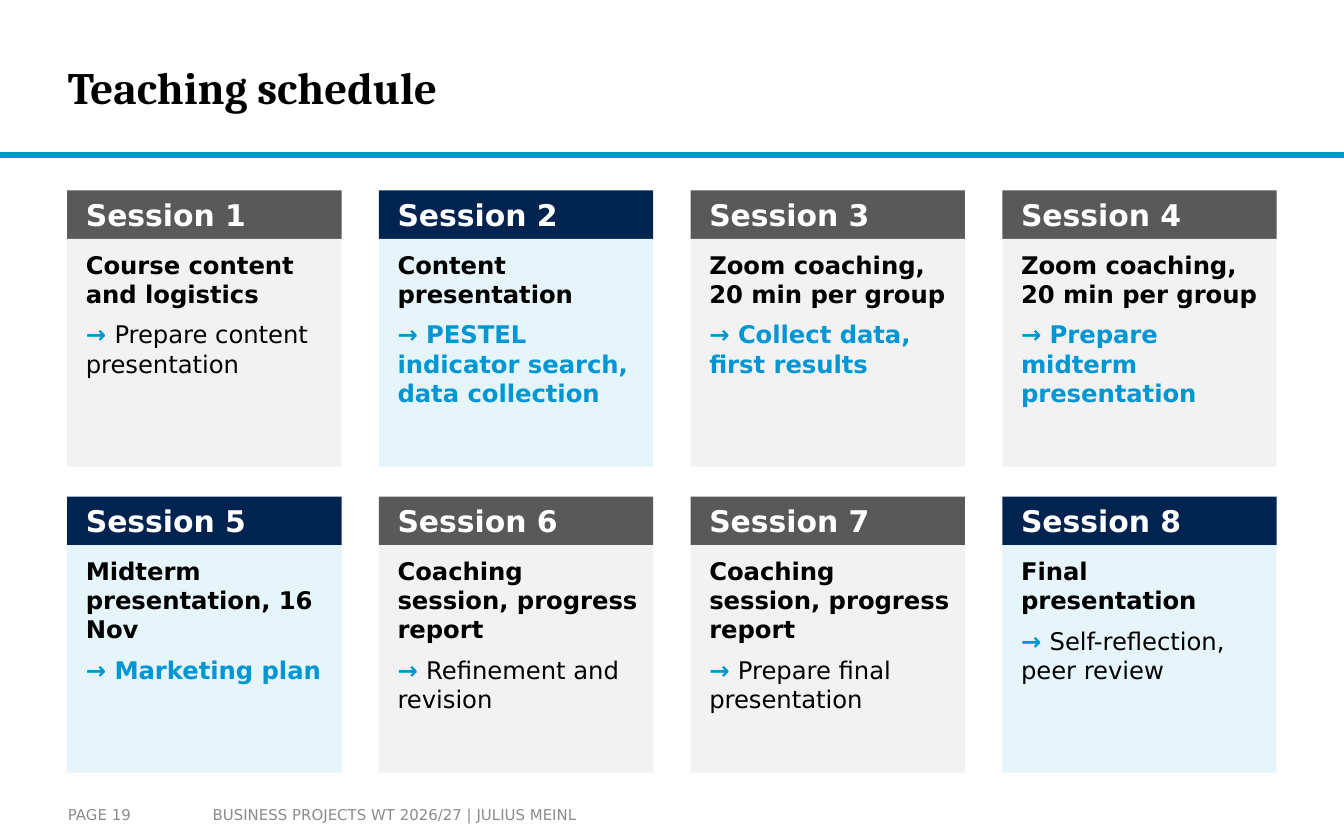
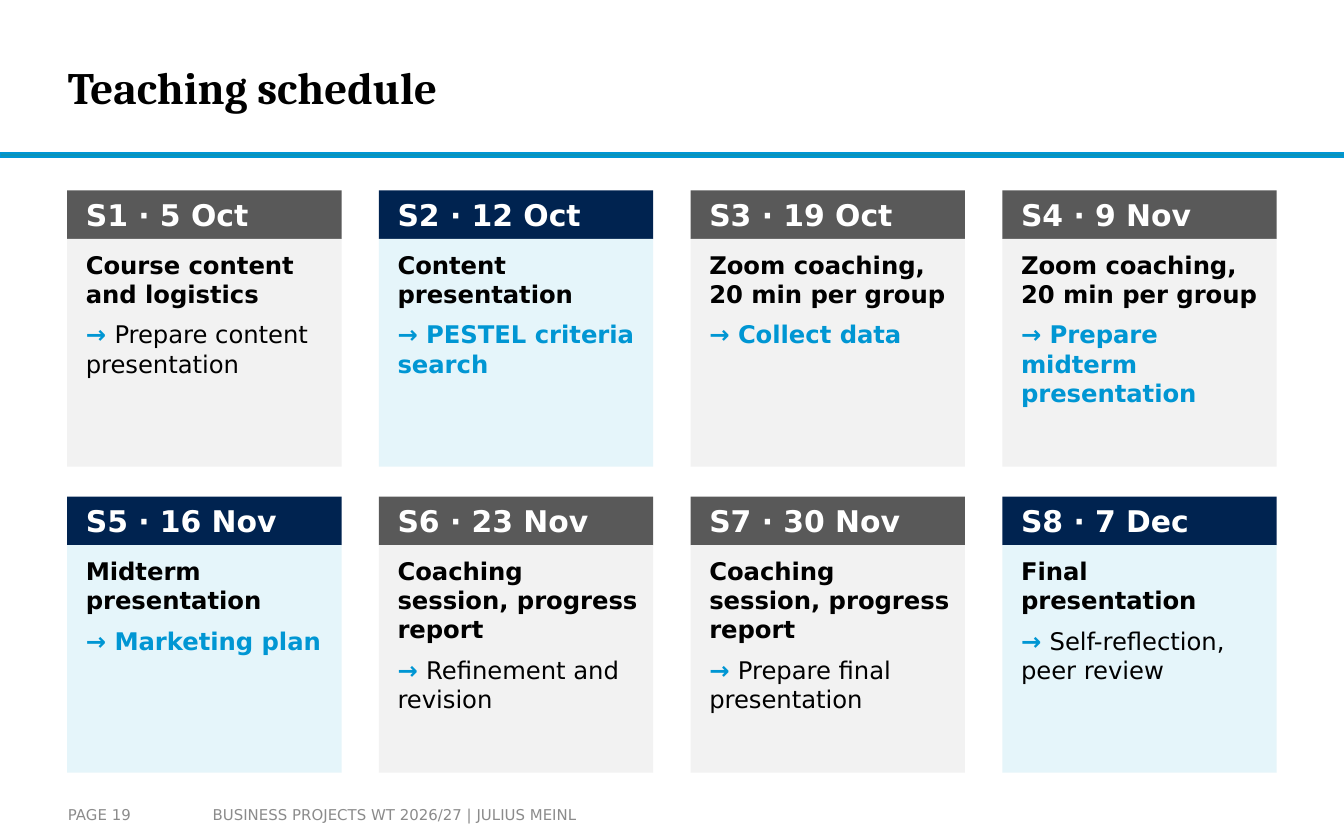
Before and after one commit to arnefloh-wu/ib-business-projects, a slide deck: slide 19 of WT26-27/Business Projects WT26-27 Slides.pptx. Drawn at 1344x840 pixels with LibreOffice and Linux fonts; fonts in the diff are those of the drawing; background and template pictures are left out. Boxes give left, top, right and bottom in pixels: in the first picture for what was removed or moved away, otherwise in the second. Text is boxed around its words. In the diff, an @@ line names an element or a change of style, - is before the commit and + after.

```diff
--- a/WT26-27/Business Projects WT26-27 Slides.pptx
+++ b/WT26-27/Business Projects WT26-27 Slides.pptx
@@ text in rectangle at (86,204,248,227): text changed @@
-Session 1
+S1 · 5 Oct
@@ text in rectangle at (398,204,580,227): text changed @@
-Session 2
+S2 · 12 Oct
@@ text in rectangle at (709,204,892,227): text changed @@
-Session 3
+S3 · 19 Oct
@@ text in rectangle at (1021,204,1191,227): text changed @@
-Session 4
+S4 · 9 Nov
@@ text in rectangle at (398,324,634,374): text changed @@
-→ PESTEL indicator search, data collection
+→ PESTEL criteria search
@@ text in rectangle at (738,324,902,344): text changed @@
-→ Collect data, first results
+→ Collect data
@@ text in rectangle at (86,510,277,533): text changed @@
-Session 5
+S5 · 16 Nov
@@ text in rectangle at (398,510,588,533): text changed @@
-Session 6
+S6 · 23 Nov
@@ text in rectangle at (709,510,900,533): text changed @@
-Session 7
+S7 · 30 Nov
@@ text in rectangle at (1021,510,1189,533): text changed @@
-Session 8
+S8 · 7 Dec
@@ text in rectangle at (86,561,261,614): text changed @@
-Midterm presentation, 16 Nov
+Midterm presentation
```
Also in this commit, not shown: 7 other files.
